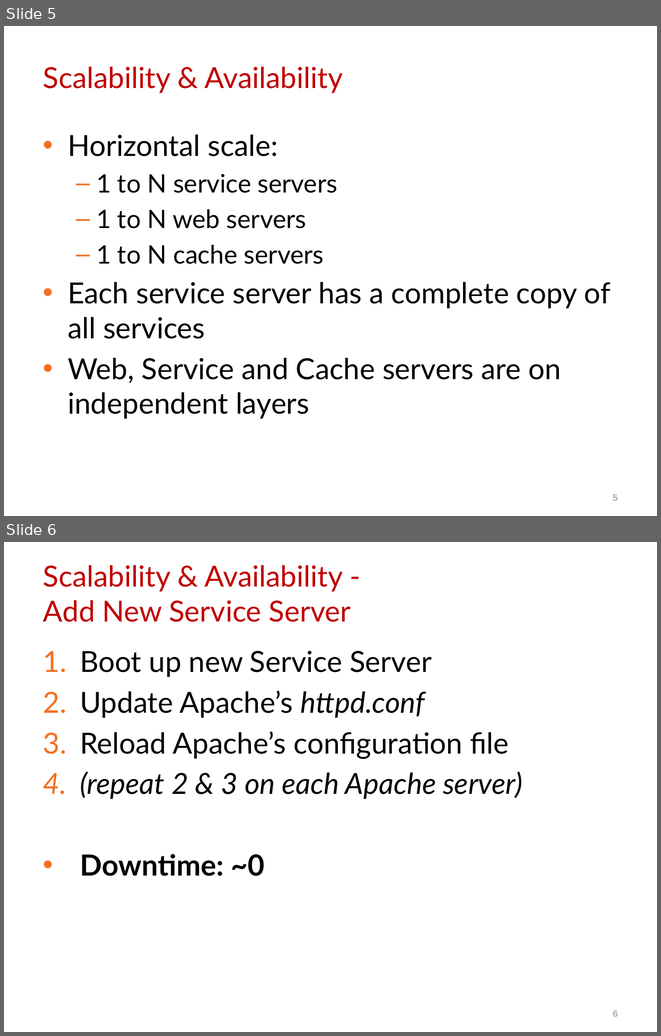
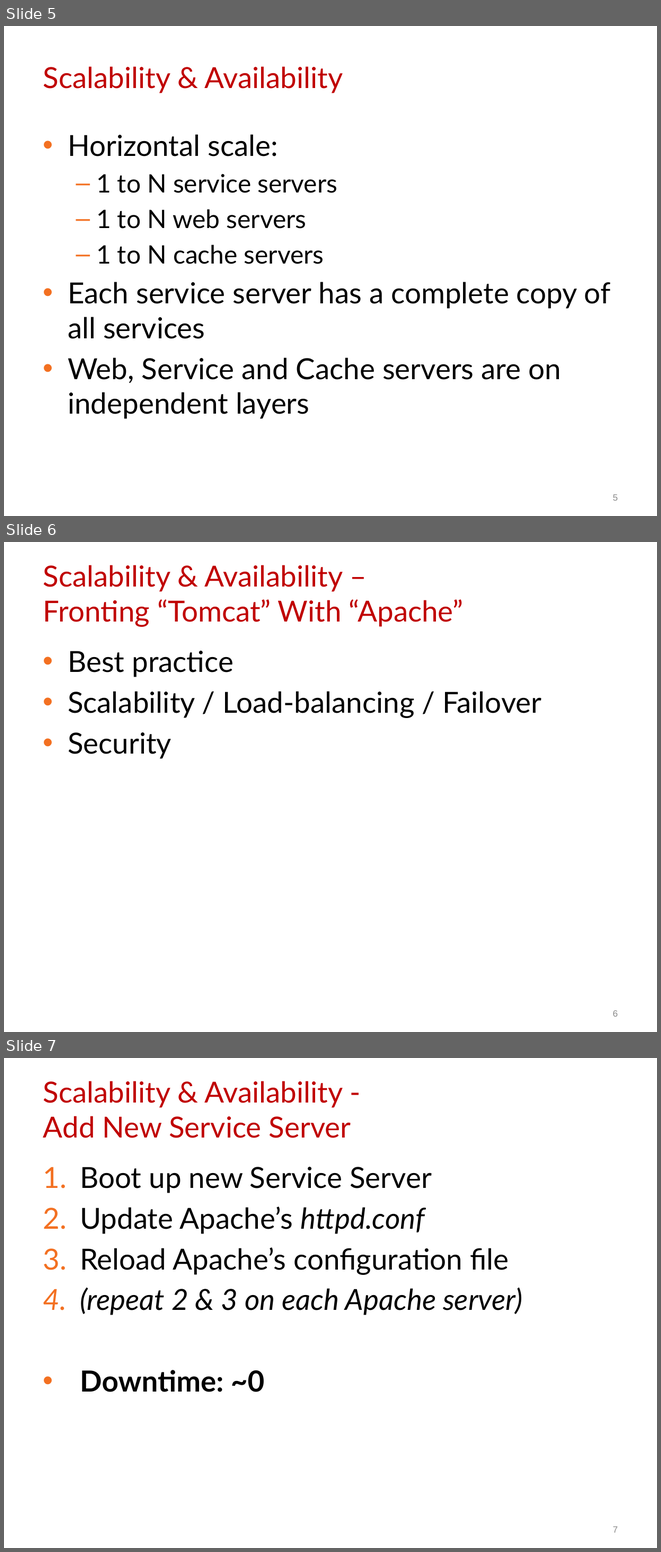
Before and after one commit to btnguyen2k/btnguyen2k-personal, a slide deck: vng-ip/NewIP/docs/Design/NewIP.pptx. Shown one above the other, each under a label of ours: slides 5 and 6 before the commit, slides 5, 6 and 7 after it. The pictures are 661x1036 and 661x1552 pixels, drawn with LibreOffice and Linux fonts; fonts in the diff are those of the drawing; background and template pictures are left out. Boxes give left, top, right and bottom in pixels: in the first picture for what was removed or moved away, otherwise in the second. Text is boxed around its words. In the diff, an @@ line names an element or a change of style, - is before the commit and + after.

```diff
--- a/vng-ip/NewIP/docs/Design/NewIP.pptx
+++ b/vng-ip/NewIP/docs/Design/NewIP.pptx
@@ slide 6 added at [4, 542, 657, 1032], background picture (left out) @@
@@ title added at [43, 565, 464, 627], 32 pt, text #C00000 @@
+Scalability & Availability –
+Fronting “Tomcat” With “Apache”
@@ text added at [68, 651, 541, 759], 32 pt, text #000000 @@
+• Best practice
+• Scalability / Load-balancing / Failover
+• Security
@@ page number added at [613, 1010, 618, 1016], 10 pt, text #8C8C8C @@
+6
@@ what was slide 6 is now slide 7 @@
@@ page number at [613, 1526, 618, 1532]: text changed @@
-6
+7
```
Also in this commit, not shown: 5 slides changed, 2 other files.
